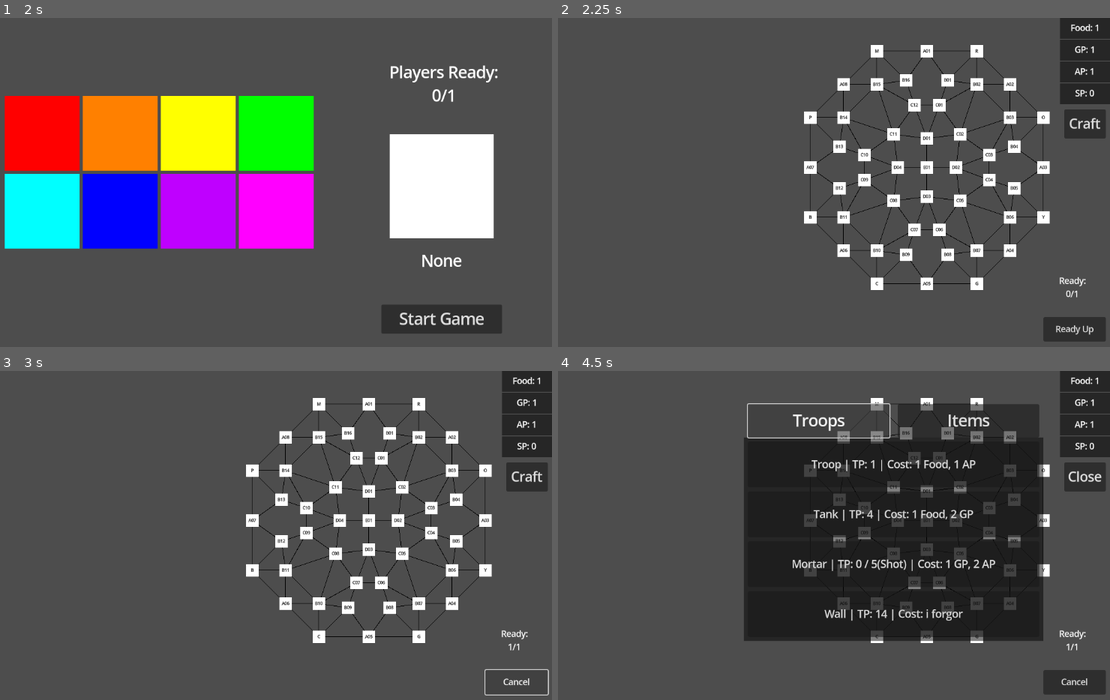
Above: before the commit, frames 1-4 (two rows, left to right).
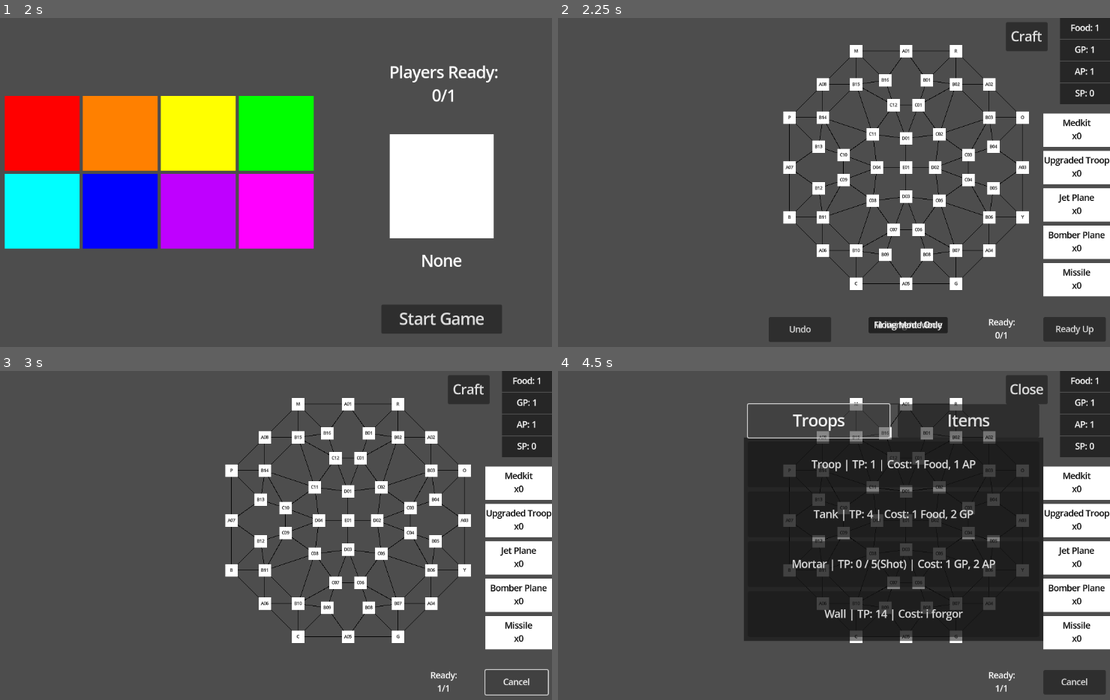
Above: after the commit, the same moments.

Repository: JadenValdez/DivideAndConquer
Game: Godot game, scene res://Scenes/Multiplayer.tscn
Two runs of this game, one before a commit and one after it. Both use one fixed random seed, a clock stepped at 60 frames per second and the inputs below.
Inputs (mouse positions are in pixels of both pictures, inside the frame that each line leads up to):
- Up to frame 1 (2 s): tap Enter at 0.5 s; move the mouse to (386, 169) at 0.52 s; click (386, 169) at 0.67 s; click "Host Game" at 1.25 s
- Up to frame 2 (2.25 s): click "Start Game" at 2 s
- Up to frame 3 (3 s): click "Ready Up" at 2.75 s
- Up to frame 4 (4.5 s): click "Craft" at 3.5 s; click "Troops" at 4.25 s

Frame 1 is identical in both runs. In frame 2, 18% of the frame differs, in the area x 38-100%, y 1-99%; in frame 3, 16%; in frame 4, 13%.

Commit message:
Added Item Buttons
Added item buttons for each item that displays the amount a player has of each

Diff:
--- /dev/null
+++ b/Scenes/ItemButton.tscn
@@ -0,0 +1,27 @@
+[gd_scene load_steps=2 format=3 uid="uid://b2l66e5ou76lm"]
+
+[ext_resource type="Script" path="res://Scripts/ItemButton.gd" id="1_eifc4"]
+
+[node name="ItemButton" type="Node2D"]
+script = ExtResource("1_eifc4")
+
+[node name="ColorRect" type="ColorRect" parent="."]
+offset_right = 128.0
+offset_bottom = 64.0
+
+[node name="Control" type="Control" parent="."]
+layout_mode = 3
+anchors_preset = 0
+offset_right = 128.0
+offset_bottom = 64.0
+
+[node name="Label" type="Label" parent="."]
+offset_right = 128.0
+offset_bottom = 64.0
+theme_override_colors/font_color = Color(0, 0, 0, 1)
+text = "Item Name
+x1"
+horizontal_alignment = 1
+vertical_alignment = 1
+
+[connection signal="gui_input" from="Control" to="." method="_on_control_gui_input"]
--- a/Scenes/MainBoard.tscn
+++ b/Scenes/MainBoard.tscn
@@ -6,11 +6,13 @@
 [ext_resource type="Script" path="res://Scripts/ResourceTabs.gd" id="4_g2v8w"]
 [ext_resource type="Script" path="res://Scripts/MortarButtons.gd" id="4_oeokj"]
 [ext_resource type="Script" path="res://Scripts/CraftingWindow.gd" id="6_mgc0v"]
+[ext_resource type="PackedScene" uid="uid://b2l66e5ou76lm" path="res://Scenes/ItemButton.tscn" id="7_2i5tf"]
 
 [node name="MainBoard" type="Node2D"]
 script = ExtResource("1_2k0u8")
 
 [node name="BoardSpaces" type="Node2D" parent="."]
+position = Vector2(-40, 0)
 
 [node name="Home" type="Node2D" parent="BoardSpaces"]
 position = Vector2(256, 0)
@@ -283,7 +285,7 @@
 tile_type = "E"
 
 [node name="BoardLines" type="Node2D" parent="."]
-position = Vector2(256, 0)
+position = Vector2(216, 0)
 script = ExtResource("3_l8gkv")
 
 [node name="ResourceTabs" type="Node2D" parent="."]
@@ -357,10 +359,10 @@
 vertical_alignment = 1
 
 [node name="MortarButtons" type="Node2D" parent="."]
+position = Vector2(-40, 0)
 script = ExtResource("4_oeokj")
 
 [node name="Fire" type="Button" parent="MortarButtons"]
-visible = false
 offset_left = 728.0
 offset_top = 576.0
 offset_right = 880.0
@@ -368,7 +370,6 @@
 text = "Firing Mode"
 
 [node name="Move" type="Button" parent="MortarButtons"]
-visible = false
 offset_left = 728.0
 offset_top = 576.0
 offset_right = 880.0
@@ -376,7 +377,6 @@
 text = "Movement Mode"
 
 [node name="FireLabel" type="Label" parent="MortarButtons"]
-visible = false
 offset_left = 728.0
 offset_top = 576.0
 offset_right = 880.0
@@ -492,8 +492,29 @@
 theme_override_font_sizes/font_size = 20
 text = "Missile | Requires 10 SP | Cost: 20 GP, 15 AP "
 
+[node name="ItemButtons" type="Node2D" parent="."]
+
+[node name="Medkit" parent="ItemButtons" instance=ExtResource("7_2i5tf")]
+position = Vector2(1024, 184)
+item_name = "Medkit"
+
+[node name="Upgraded Troop" parent="ItemButtons" instance=ExtResource("7_2i5tf")]
+position = Vector2(1024, 256)
+item_name = "Upgraded Troop"
+
+[node name="Jet Plane" parent="ItemButtons" instance=ExtResource("7_2i5tf")]
+position = Vector2(1024, 328)
+item_name = "Jet Plane"
+
+[node name="Bomber Plane" parent="ItemButtons" instance=ExtResource("7_2i5tf")]
+position = Vector2(1024, 400)
+item_name = "Bomber Plane"
+
+[node name="Missile" parent="ItemButtons" instance=ExtResource("7_2i5tf")]
+position = Vector2(1024, 472)
+item_name = "Missile"
+
 [node name="Undo" type="Button" parent="."]
-visible = false
 offset_left = 496.0
 offset_top = 576.0
 offset_right = 616.0
@@ -508,18 +529,18 @@
 text = "Ready Up"
 
 [node name="Craft" type="Button" parent="."]
-offset_left = 1064.0
-offset_top = 176.0
-offset_right = 1144.0
-offset_bottom = 232.0
+offset_left = 952.0
+offset_top = 8.0
+offset_right = 1032.0
+offset_bottom = 64.0
 theme_override_font_sizes/font_size = 25
 text = "Craft"
 
 [node name="ReadyPlayersLabel" type="Label" parent="."]
-offset_left = 1008.0
-offset_top = 488.0
-offset_right = 1152.0
-offset_bottom = 552.0
+offset_left = 872.0
+offset_top = 568.0
+offset_right = 1016.0
+offset_bottom = 632.0
 text = "Ready:
 0/0"
 horizontal_alignment = 1
--- a/Scripts/CraftingWindow.gd
+++ b/Scripts/CraftingWindow.gd
@@ -56,10 +56,10 @@
 		if GameManager.Players[multiplayer.get_unique_id()].Resources.Food >= 1 && GameManager.Players[multiplayer.get_unique_id()].Resources.GP >= 2:
 			GameManager.Players[multiplayer.get_unique_id()].Resources.Food -= 1
 			GameManager.Players[multiplayer.get_unique_id()].Resources.GP -= 2
-			SignalBus.craft_item.emit("UpgradedTroop")
+			SignalBus.craft_item.emit("Upgraded Troop")
 			SignalBus.update_resource_tabs.emit()
 		else:
-			print("Cannot afford UpgradedTroop")
+			print("Cannot afford Upgraded Troop")
 	else:
 		print("Not Enough SP")
 
@@ -70,10 +70,10 @@
 			GameManager.Players[multiplayer.get_unique_id()].Resources.Food -= 2
 			GameManager.Players[multiplayer.get_unique_id()].Resources.GP -= 10
 			GameManager.Players[multiplayer.get_unique_id()].Resources.AP -= 6
-			SignalBus.craft_item.emit("JetPlane")
+			SignalBus.craft_item.emit("Jet Plane")
 			SignalBus.update_resource_tabs.emit()
 		else:
-			print("Cannot afford JetPlane")
+			print("Cannot afford Jet Plane")
 	else:
 		print("Not Enough SP")
 
@@ -84,10 +84,10 @@
 			GameManager.Players[multiplayer.get_unique_id()].Resources.Food -= 2
 			GameManager.Players[multiplayer.get_unique_id()].Resources.GP -= 16
 			GameManager.Players[multiplayer.get_unique_id()].Resources.AP -= 8
-			SignalBus.craft_item.emit("BomberPlane")
+			SignalBus.craft_item.emit("Bomber Plane")
 			SignalBus.update_resource_tabs.emit()
 		else:
-			print("Cannot afford BomberPlane")
+			print("Cannot afford Bomber Plane")
 	else:
 		print("Not Enough SP")
 
--- /dev/null
+++ b/Scripts/ItemButton.gd
@@ -0,0 +1,29 @@
+extends Node2D
+
+@export var item_name: String
+var item_amount: int = 0
+
+@onready var label: Label = $Label
+@onready var color_rect: ColorRect = $ColorRect
+
+func _ready() -> void:
+	SignalBus.craft_item.connect(_craft_item)
+
+	label.text = item_name + "
+	x" + str(item_amount)
+	color_rect.modulate = GameManager.Players[multiplayer.get_unique_id()].Color
+
+func _craft_item(item: String) -> void:
+	if item == item_name:
+		item_amount += 1
+		label.text = item_name + "
+		x" + str(item_amount)
+
+func _on_control_gui_input(event: InputEvent) -> void:
+	if event is InputEventMouseButton and event.pressed:
+		match event.button_index:
+			MOUSE_BUTTON_LEFT:
+				if item_amount <= 0:
+					print("No " + item_name + "s remaining.")
+				else:
+					SignalBus.select_item.emit(item_name)
--- a/Scripts/SignalBus.gd
+++ b/Scripts/SignalBus.gd
@@ -35,4 +35,7 @@
 signal craft_item
 signal update_resource_tabs
 
+signal select_item
+signal use_item
+
 signal start_next_round
Not shown: 1 places in Scenes/MainBoard.tscn that only renumber resources
